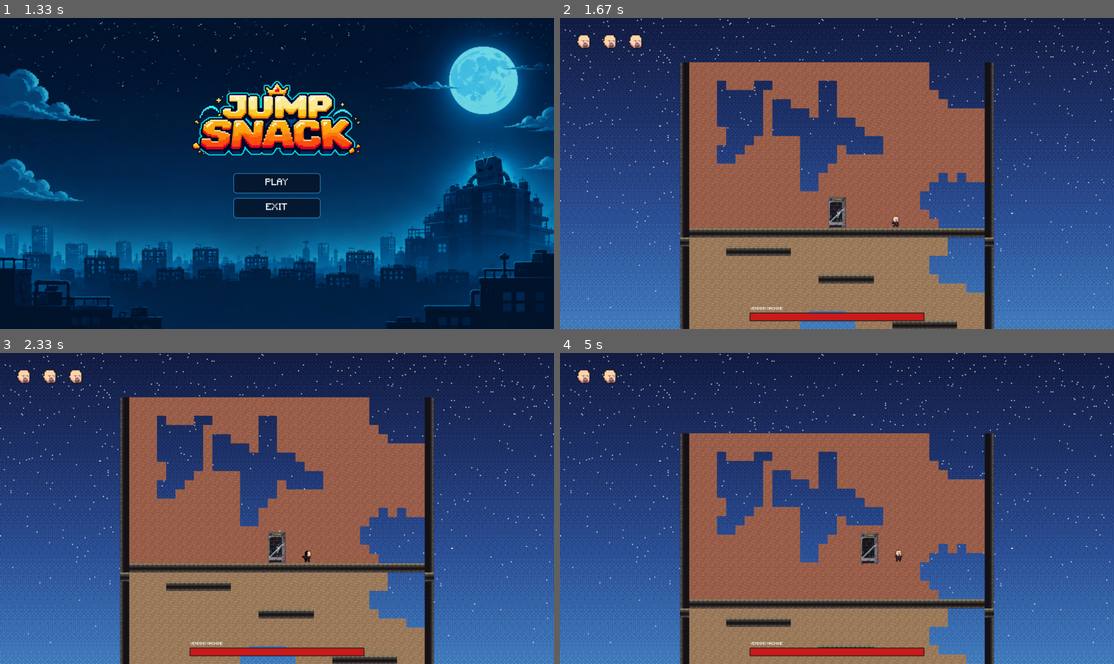
Above: before the commit, frames 1-4 (two rows, left to right).
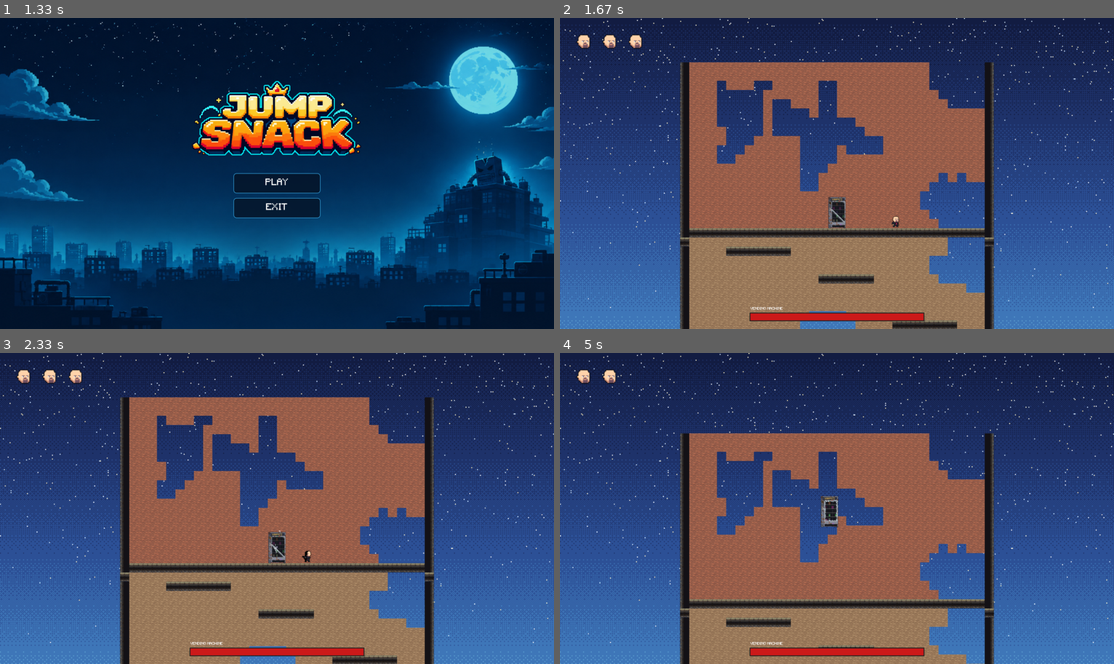
Above: after the commit, the same moments.

Repository: polgonzalez05/luathon-MasAitorGonzalezPolGarciaEnricMorerresJordiDoneuxGillesDelohenLuc
Game: LÖVE game, started from main.lua
Same seed, same stepped clock (60 frames per second), same inputs: the game is played once before the commit and once after it.
Inputs (mouse positions are in pixels of both pictures, inside the frame that each line leads up to):
- Up to frame 1 (1.33 s): hold D 0.33-0.8 s
- Up to frame 2 (1.67 s): tap Enter at 1.33 s
- Up to frame 3 (2.33 s): tap Space at 1.67, 2.07 s; hold A from 2 s (still down); move the mouse to (332, 576) at 2.03 s; tap F at 2.15 s
- Up to frame 4 (5 s): tap Space at 2.37, 2.63, 2.93, 3.07, 3.37, 3.73, 4.03, 4.23, 4.53, 4.73 s; release A at 2.53 s; hold A 2.57-2.97 s; move the mouse to (665, 583) at 2.6 s; hold D 3-3.63 s; move the mouse to (1041, 617) at 3.03 s; hold A 3.67-4.13 s; move the mouse to (692, 393) at 3.7 s; tap F at 3.82 s; hold D 4.17-4.63 s; move the mouse to (704, 446) at 4.2 s; hold D from 4.67 s (still down); move the mouse to (809, 589) at 4.7 s

Frame 1 is identical in both runs. In frame 2, 0.2% of the frame differs, in the area x 48-52%, y 57-68%; in frame 3, 0.2%; in frame 4, 0.7%, in the area x 47-62%, y 46-68%.

Commit message:
Animations

Diff:
--- a/src/vendingMachine.lua
+++ b/src/vendingMachine.lua
@@ -47,7 +47,17 @@
     "barrido"
   }
 
-  self.scale = Vector(1,1)
+  self.animations = {
+        idle = {"src/textures/boss/idle.png", 4, 10, true},
+        idleBroken = {"src/textures/boss/idleBroken.png", 4, 6, true},
+        transformation = {"src/textures/boss/Transformation.png", 24, 12, false},
+        turn = {"src/textures/boss/Turn.png", 5, 10, false}
+  }
+
+  self.currentAnimation = ""
+  self:setCharacterAnimation("transformation")
+
+  self.scale = Vector(-1,1)
 
   self.vidaMax = 1000
   self.vida = self.vidaMax
@@ -58,12 +68,20 @@
 
   self.repeticionesAereo = 0
 
+  self.firstTime = true
+
   self.bossState = StateMachine()
 
   self.bossState:addState("idle",
   {
     enter = function()
             print("Boss en idle")
+            if(self.firstTime) then
+              self:setCharacterAnimation("transformation")
+            else
+              self:setCharacterAnimation("idleBroken")
+            end
+
             self.espera = love.math.random(self.minT * 100, self.maxT * 100) / 100
     end,
 
@@ -79,6 +97,7 @@
   {
     enter = function()
             print("Boss moviendose")
+            self:setCharacterAnimation("idleBroken")
             self.espera = love.math.random(self.minT * 100, self.maxT * 100) / 100
     end,
 
@@ -174,6 +193,19 @@
 function VendingMachine:update(dt)
 
   local estado = self.bossState.state
+
+  if(self.firstTime) then
+    self.speed = 0
+    VendingMachine.super.update(self, dt)
+
+    if(self.animationFinished) then
+      self.firstTime = false
+      self.espera = love.math.random(self.minT * 100, self.maxT * 100) / 100
+    end
+
+    self.bossState:tick(dt)
+    return
+  end
 
   -- Si el ataque ha terminado, preparamos el siguiente estado
   if (self.ataqueTerminado) then
@@ -201,23 +233,34 @@
         if (self.forward.x < 0 and self.position.x <= 0) then
           self.position.x = 0
           self.speed = 0
-          self.tiempoP = self.esperaP
+
+          self.direccionBarrido = 1
+
           self.faseBarrido = "preparar"
+          self:setCharacterAnimation("turn")
 
         elseif (self.forward.x > 0 and self.position.x + self.width >= ancho) then
           self.position.x = ancho - self.width
           self.speed = 0
-          self.tiempoP = self.esperaP
+
+          self.direccionBarrido = -1
+
           self.faseBarrido = "preparar"
+          self:setCharacterAnimation("turn")
         end
 
       elseif (self.faseBarrido == "preparar") then
-        self.tiempoP = self.tiempoP - dt
-
-        if (self.tiempoP <= 0) then
-          self.forward = Vector(-self.forward.x, 0)
+
+        self.speed = 0
+        self.rot = 0
+
+        if(self.animationFinished) then
+
+          self:setDirection(self.direccionBarrido)
+
           self.speed = self.velocidadBarrido
-          self.rot = 0.12 * self.forward.x
+          self.rot = 0.12 * self.direccionBarrido
+
           self.faseBarrido = "barrer"
         end
 
@@ -236,6 +279,9 @@
 
       end
     elseif (estado == "aereal") then
+
+      self:setCharacterAnimation("idleBroken")
+
       if (self.faseAereo == "volar") then
         local dx = self.objetivoX - self.position.x
         local dy = self.objetivoY - self.position.y
@@ -325,11 +371,14 @@
   self.rot = 0
   self.faseBarrido = ""
   self.faseAereo = ""
+  self:setCharacterAnimation("idleBroken")
   self.ataqueTerminado = true
 end
 
 function VendingMachine:aerealAttack()
     print("esta haciendo un ataque aereo")
+
+    self:setCharacterAnimation("idleBroken")
 
     self.speed = 0
     self.rot = 0
@@ -353,6 +402,8 @@
 
 function VendingMachine:throwAttack()
 
+  self:setCharacterAnimation("idleBroken")
+
   local x = self.position.x + self.width / 2
   local y = self.position.y + self.height / 2
 
@@ -382,20 +433,30 @@
   local dD = ancho - (self.position.x + self.width)
 
   self.speed = self.velocidadBarrido
-  self.rot = 0
 
   if (dI <= 5) then
-    self.forward = Vector(1, 0)
+    self:setDirection(1)
     self.rot = 0.12
+    self.direccionBarrido = 1
     self.faseBarrido = "barrer"
+
   elseif (dD <= 5) then
-    self.forward = Vector(-1, 0)
+    self:setDirection(-1)
+    self.direccionBarrido = -1
     self.faseBarrido = "buscarBorde"
 
   else
-    self.forward = Vector(1, 0)
+
+    if(dI < dD) then
+      self:setDirection(-1)
+    else
+      self:setDirection(1)
+    end
+
     self.faseBarrido = "buscarBorde"
   end
+
+  self.scale = self.scale * Vector(self.forward.x, 1)
 
 end
 
@@ -407,4 +468,21 @@
   end
 end
 
+function VendingMachine:setCharacterAnimation(name)
+    if self.currentAnimation == name then
+        return
+    end
+
+    local anim = self.animations[name]
+
+    self:setAnimation(anim[1], anim[2], anim[3], anim[4])
+    self.currentAnimation = name
+end
+
+function VendingMachine:setDirection(direction)
+  self.forward = Vector(direction, 0)
+
+    self.scale.x = direction
+  end
+
 return VendingMachine
Binary file added: src/textures/boss/Idle.png
Binary file added: src/textures/boss/IdleBroken.png
Binary file added: src/textures/boss/Transformation.png
Binary file added: src/textures/boss/Turn.png
